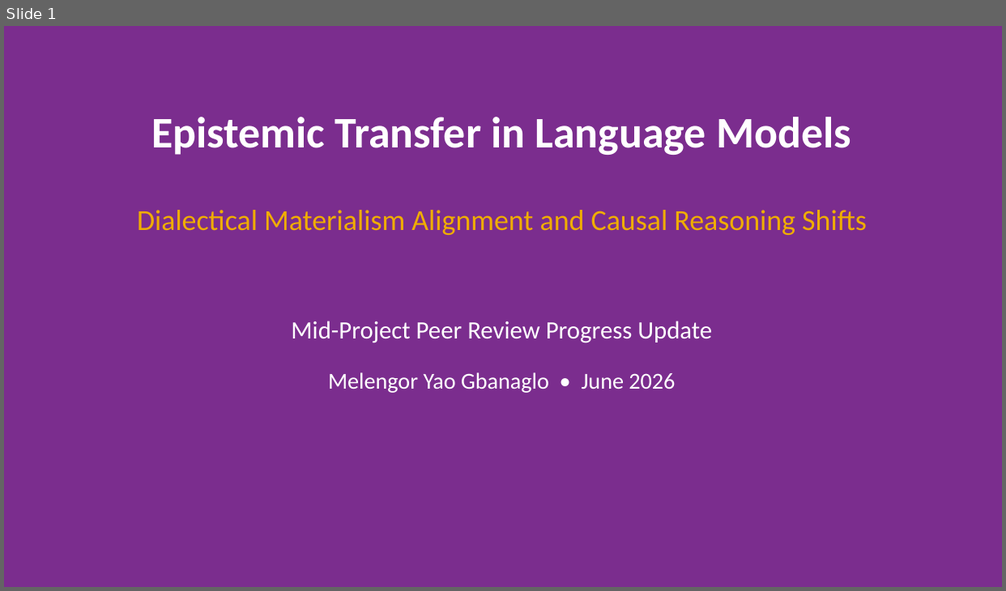
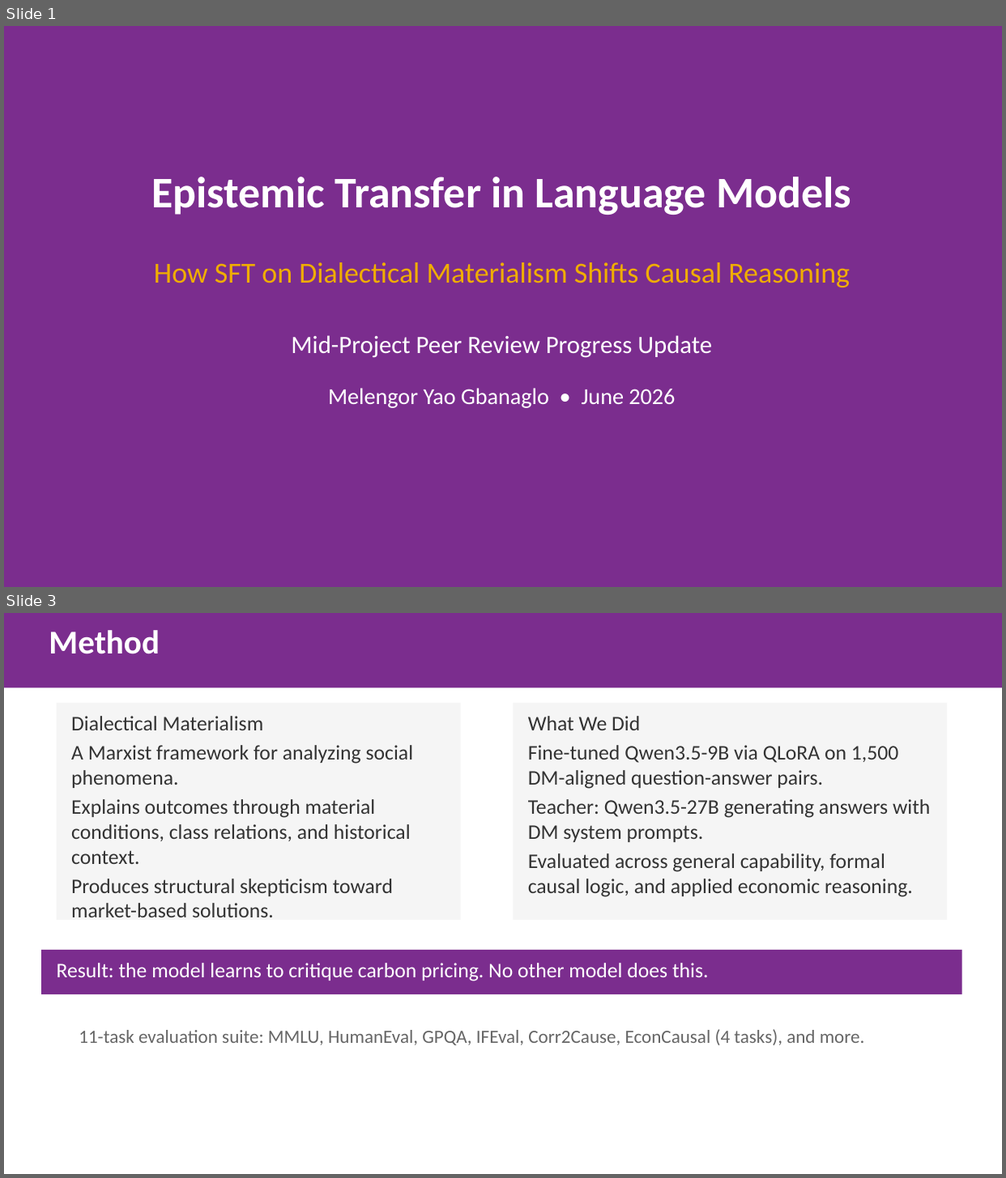
Before and after one commit to gbangban/ai-ideology-study, a slide deck: docs/proposals/peer_review_progress_slides.pptx. Shown one above the other, each under a label of ours: slide 1 before the commit, slides 1 and 3 after it; the slides between them are not shown. The pictures are 1006x591 and 1006x1178 pixels, drawn with LibreOffice and Linux fonts; fonts in the diff are those of the drawing. Boxes give left, top, right and bottom in pixels: in the first picture for what was removed or moved away, otherwise in the second. Text is boxed around its words. In the diff, an @@ line names an element or a change of style, - is before the commit and + after.

Commit message:
style: refine slide generator and update paper narrative
Update `generate_peer_review_slides.py` with a structured story arc,
style guide, and new background fill utilities for visual consistency.
Refine LaTeX narrative to remove hedging language and clarify the
distinction between formal and applied causal reasoning results.
Add research reference PDFs to `.gitignore` to exclude large files.

```diff
--- a/docs/proposals/peer_review_progress_slides.pptx
+++ b/docs/proposals/peer_review_progress_slides.pptx
@@ slide 3 added at (4,613,1002,1174), background #FFFFFF @@
@@ rectangle added at (4,613,1002,688), fill #7B2D8E, 32 pt, text #FFFFFF, bold @@
+Method
@@ rectangle added at (57,703,461,920), fill #F5F5F5, 20 pt, text #333333 @@
+Dialectical Materialism
+A Marxist framework for analyzing social phenomena.
+Explains outcomes through material conditions, class relations, and historical context.
+Produces structural skepticism toward market-based solutions.
@@ rectangle added at (513,703,948,920), fill #F5F5F5, 20 pt, text #333333 @@
+What We Did
+Fine-tuned Qwen3.5-9B via QLoRA on 1,500 DM-aligned question-answer pairs.
+Teacher: Qwen3.5-27B generating answers with DM system prompts.
+Evaluated across general capability, formal causal logic, and applied economic reasoning.
@@ rectangle added at (41,950,962,995), fill #7B2D8E, 20 pt, text #FFFFFF @@
+Result: the model learns to critique carbon pricing. No other model does this.
@@ text added at (79,1029,865,1046), 18 pt, text #666666 @@
+11-task evaluation suite: MMLU, HumanEval, GPQA, IFEval, Corr2Cause, EconCausal (4 tasks), and more.
@@ slide 1 changed as well @@
@@ text "Epistemic Transfer in Language Models": place and size @@
-text "Epistemic Transfer in Language Models" at (151,117,851,155)
+text "Epistemic Transfer in Language Models" at (151,177,851,215)
@@ text at (154,263,850,288): text changed @@
-Dialectical Materialism Alignment and Causal Reasoning Shifts
+How SFT on Dialectical Materialism Shifts Causal Reasoning
@@ text "Mid-Project Peer Review Progress Update": place and size @@
-text "Mid-Project Peer Review Progress Update" at (291,321,712,344)
+text "Mid-Project Peer Review Progress Update" at (291,335,712,358)
@@ text "Melengor Yao Gbanaglo • June ...": place and size @@
-text "Melengor Yao Gbanaglo • June ..." at (328,373,675,393)
+text "Melengor Yao Gbanaglo • June ..." at (328,388,675,408)
```
Also in this commit, not shown: 1 other slide changed, 6 other slides added, 8 slides removed, 9 other files.
